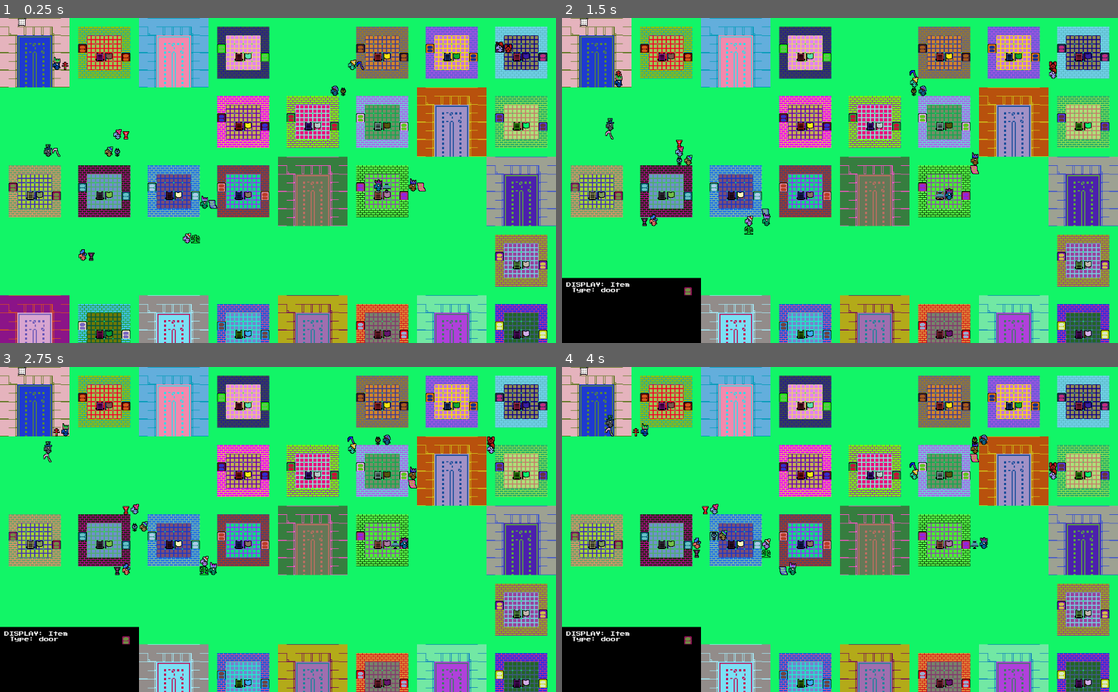
Above: before the commit, frames 1-4 (two rows, left to right).
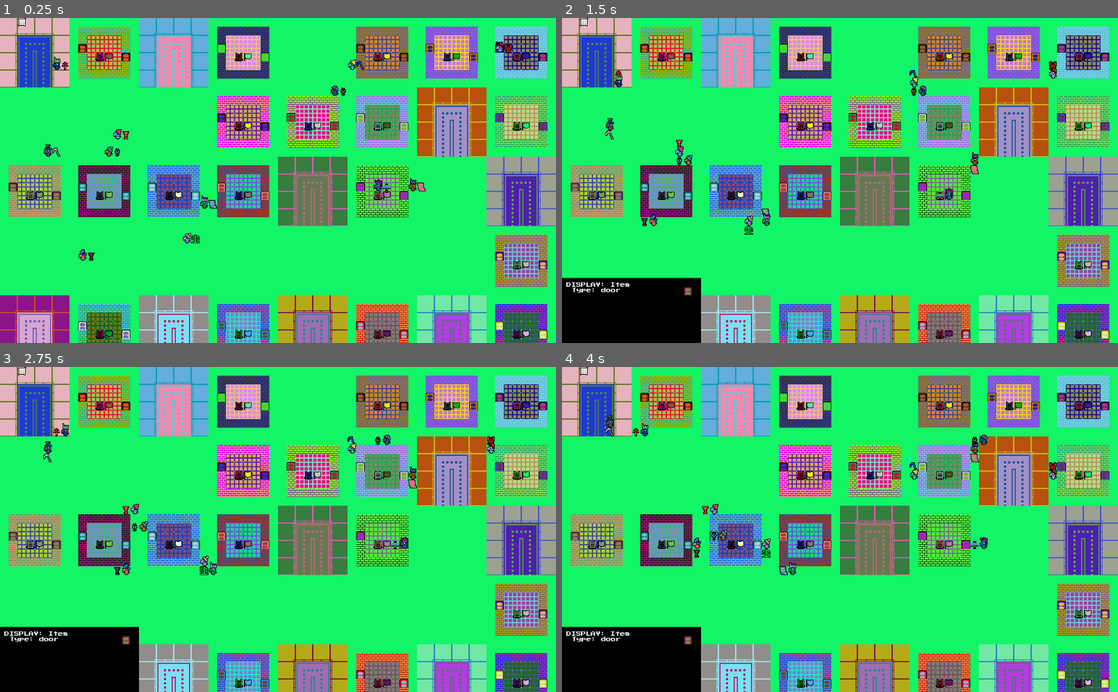
Above: after the commit, the same moments.

Repository: medmaster0/RogueCiv
Game: Godot game, scene res://Game.tscn
Two runs of this game, one before a commit and one after it. Both use one fixed random seed, a clock stepped at 60 frames per second and the inputs below.
Inputs (mouse positions are in pixels of both pictures, inside the frame that each line leads up to):
- Up to frame 1 (0.25 s): no input
- Up to frame 2 (1.5 s): click (573, 187) at 0.52 s; click (573, 187) at 1.27 s
- Up to frame 3 (2.75 s): click (11, 536) at 2.02 s
- Up to frame 4 (4 s): no input

The runs differ from the first frame. In frame 1, 1.7% of the frame differs, in the area x 0-100%, y 0-99%; in frame 2, 1.5%; in frame 3, 1.5%; in frame 4, 1.5%.

Commit message:
Finished street end pattern

Diff:
--- a/DEBUGSCRATCHPAD.gd
+++ b/DEBUGSCRATCHPAD.gd
@@ -32,7 +32,7 @@
 	temp_item.position = Vector2(16,16)
 	add_child(temp_item)
 	temp_item.setTile(202)
-	temp_item.rotateSprites(5)
+	temp_item.rotateSprites(6)
 
 	temp_item = Item.instance()
 	temp_item.position = Vector2(0,0)
--- a/Scenes/Item.gd
+++ b/Scenes/Item.gd
@@ -317,6 +317,7 @@
 # 3 - -90
 # 4 - Flip H <>
 # 5 - Flip V ^ v
+# 6 - Flip Origin
 func rotateSprites(rotation_code):
 
 	match(rotation_code):
@@ -366,3 +367,14 @@
 			$Prim.flip_v = !$Prim.flip_v
 			$Seco.flip_v = !$Seco.flip_v
 			$Tert.flip_v = !$Tert.flip_v
+		6:
+			#First flip, then rotate 90
+			$Prim.flip_v = !$Prim.flip_v
+			$Prim.rotation_degrees = 90
+			$Prim.offset = Vector2(0,-16)
+			$Seco.flip_v = !$Seco.flip_v
+			$Seco.rotation_degrees = 90
+			$Seco.offset = Vector2(0,-16)
+			$Tert.flip_v = !$Tert.flip_v
+			$Tert.rotation_degrees = 90
+			$Tert.offset = Vector2(0,-16)
--- a/Scripts/BuildingGen.gd
+++ b/Scripts/BuildingGen.gd
@@ -254,14 +254,14 @@
 #These correspond to the rotation code for Item.rotate function
 var streetEnd_orientation = [
 
-[0,0,0,0,0,0,0,0],
-[0,0,0,0,0,0,0,0],
-[0,0,3,1,1,0,2,0],
-[2,0,0,2,3,2,2,2],
-[0,0,0,2,0,2,2,0],
-[2,0,0,2,0,2,2,2],
-[0,0,0,2,0,2,2,0],
-[2,0,0,2,0,2,2,2]
+[0,1,3,1,3,1,3,0],
+[2,4,6,1,6,1,0,2],
+[0,0,3,1,1,0,4,0],
+[2,5,0,3,0,2,2,2],
+[0,0,0,2,0,2,4,0],
+[2,5,0,2,0,2,2,2],
+[0,0,0,2,0,2,4,0],
+[2,5,0,2,0,2,2,2]
 
 ]
 
